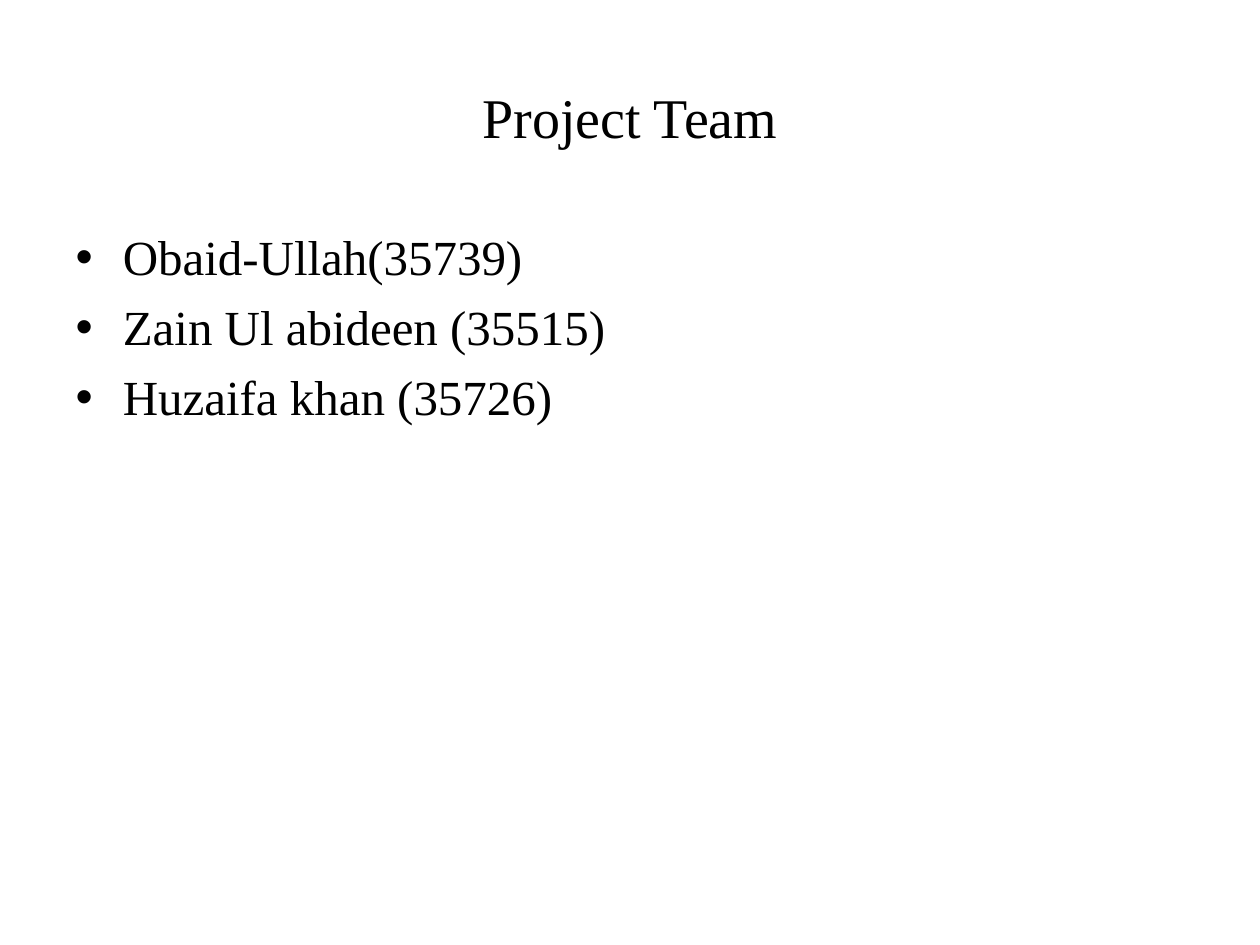
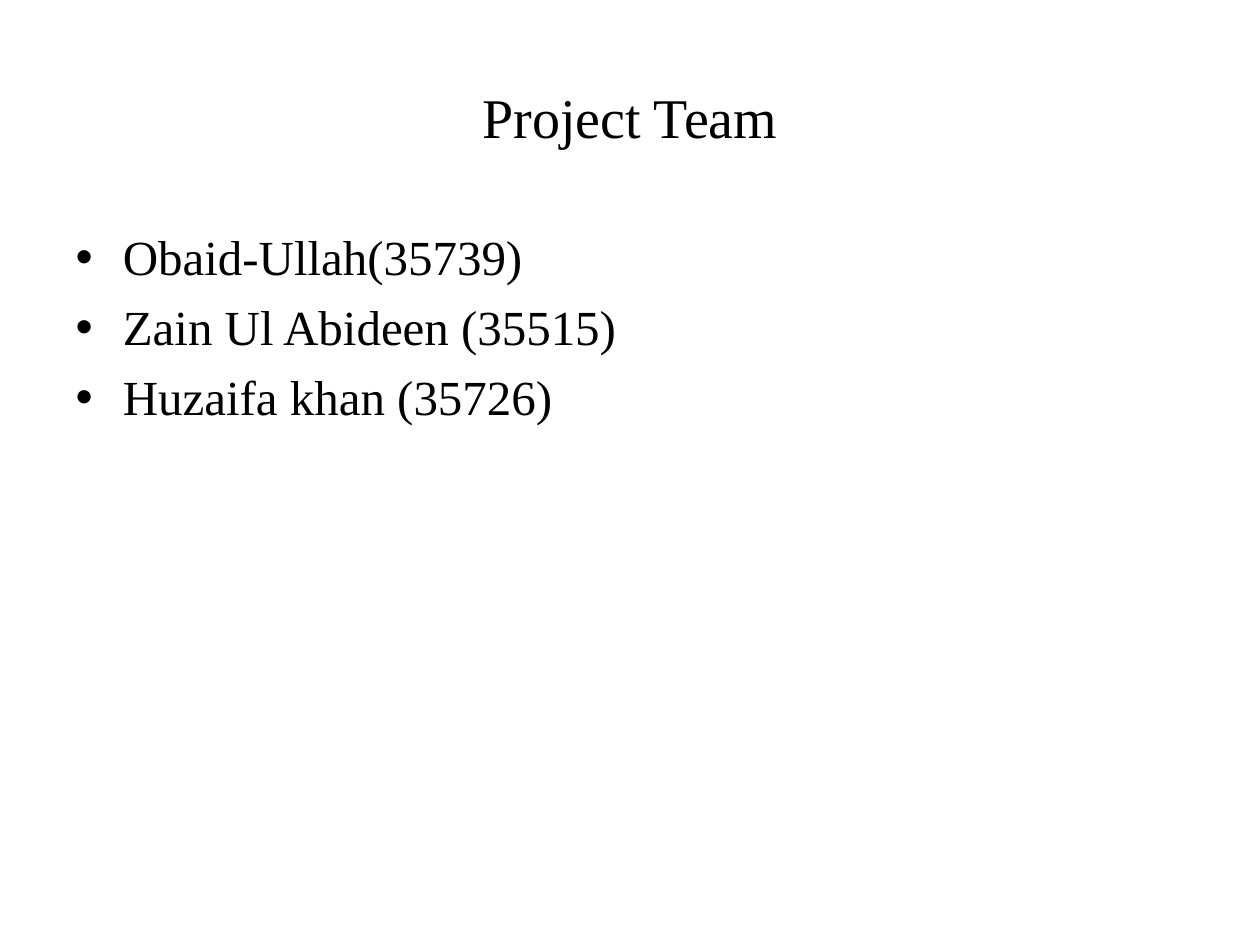
Before and after one commit to pandistic-zain/Fitnesstan--FYP, a slide deck: slide 2 of fitnesstan-documentation/FItnessstan_Final Presentation_Part 2.pptx. Drawn at 1260x945 pixels with LibreOffice and Linux fonts; fonts in the diff are those of the drawing; background and template pictures are left out. Boxes give left, top, right and bottom in pixels: in the first picture for what was removed or moved away, otherwise in the second. Text is boxed around its words. In the diff, an @@ line names an element or a change of style, - is before the commit and + after.

```diff
--- a/fitnesstan-documentation/FItnessstan_Final Presentation_Part 2.pptx
+++ b/fitnesstan-documentation/FItnessstan_Final Presentation_Part 2.pptx
@@ text at bbox=[123, 311, 616, 355]: text changed @@
-• Zain Ul abideen (35515)
+• Zain Ul Abideen (35515)
```
Also in this commit, not shown: 13 other slides changed, 2 slides added, 2 slides removed.
